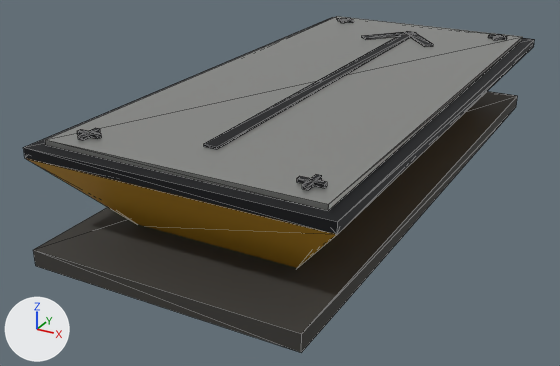
An edit to the glTF model client/assets/models/packs/placeholders/loader.glb, drawn before and after from the same camera.
Both versions are drawn from a camera (50 mm lens) standing at (1.05, -2.28, 1.04) and looking at (-0.12, -0.16, -0.02). The axes (+X, +Y, +Z) are drawn at lower left. The lights are the same throughout. The picture after the commit comes second. Mesh edges are drawn as thin lines. Vertices at exactly the same position are counted once.

Objects in the first picture: 'body'.
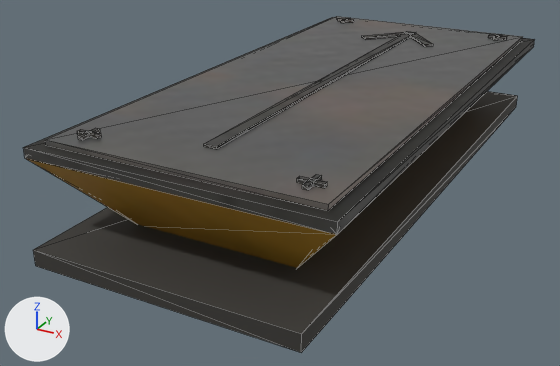
Boxes [x1, y1, x2, y2] around the edits, measured in the pictures (560 x 366 px):
'body', surface changed (darker): [23, 16, 534, 260] in both
part 1 of me_body, recoloured: [23, 18, 534, 260] in both
part 2 of me_body, recoloured: [23, 17, 534, 234] in both
part 3 of me_body, recoloured (darker): [45, 16, 523, 211] in both

Edits to the bpy script that builds the scene:
```text
Add img_image_1:
    img_image_1 = load_image('Image_1', '_unpacked/Image_1', 256, 256, 'Non-Color')
Add img_image_2:
    img_image_2 = load_image('Image_2', '_unpacked/Image_2', 256, 256, 'Non-Color')
Add img_image_0:
    img_image_0 = load_image('Image_0', '_unpacked/Image_0', 256, 256, 'sRGB')
Change mat_tier_paint:
    remove # nodes: BsdfPrincipled, Mix, OutputMaterial, VertexColor
    remove # colours: orange #e2a82a, mixed with the vertex colours
    nodes: BsdfPrincipled, Mix, NormalMap, OutputMaterial, SeparateColor, TexImage x3
    colours: orange #e2a82a
    uses the picture img_image_0
    uses the picture img_image_1
    uses the picture img_image_2
Add mat_pbr_body:
    mat_pbr_body = bpy.data.materials.new('pbr_body')
    # uses the picture img_image_0
    # uses the picture img_image_1
    # uses the picture img_image_2
Change me_body:
    where me_body.from_pydata(...)  # 140 vertices, 228 faces; spans x -0.45..0.45, y -1.0..1.0, z 0.0..0.34
    used by ob_body; location = (0.0, 0.0, 0.0)
    me_body part 1: 182 kept faces spanning x -0.45..0.45, y -0.94..0.94, z 0.0..0.34 get new vertex colours
    me_body part 2: 156 faces spanning x -0.45..0.45, y -0.94..0.94, z 0.0..0.34 switch from mat_steel_black to mat_pbr_body
    me_body part 3: 12 faces spanning x -0.41..0.41, y -0.9..0.9, z 0.31..0.32 switch from mat_steel_light to mat_pbr_body
```
